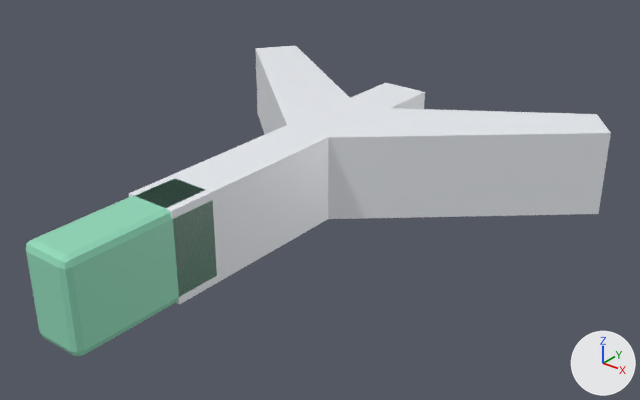
The glTF model assets/mark/psi.glb as it was, and as the next commit left it.
Before and after are seen from a camera (50 mm lens) standing at (0.702, -0.808, 0.552) and looking at (0.046, 0.011, 0.044). Every picture has the same lights, and +X, +Y and +Z are marked at lower right. The older version comes first. Vertices at exactly the same position are counted once.

The first picture shows 'psi-mark'.
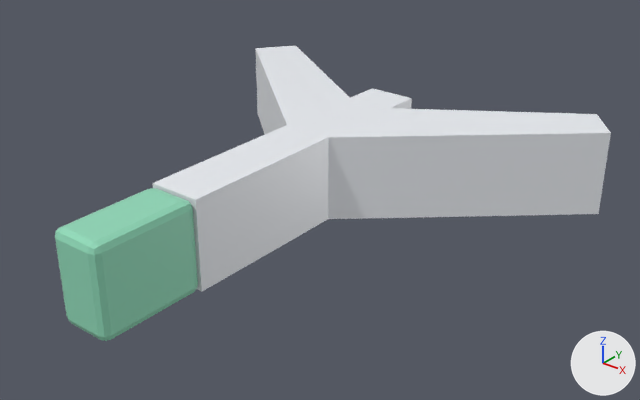
What the commit changed:
me_psi_mark is used by ob_psi_mark; location (0.0, 0.0, 0.0).
me_psi_mark had 1096 vertices, 2184 faces and spanned x -0.317..0.317, y -0.376..0.345, z 0.0..0.12.
me_psi_mark now has 409 vertices, 829 faces and spans x -0.317..0.317, y -0.34..0.345, z 0.0..0.12.
me_psi_mark part 1: the loose piece of 56 vertices spanning x -0.036..0.036, y -0.376..-0.162, z 0.0..0.12 is rebuilt with 56 vertices and now spans x -0.036..0.036, y -0.34..-0.197, z 0.0..0.12.
me_psi_mark part 2: 13 vertices moved from x -0.036..0.036, y 0.035..0.138, z 0.0..0.12 to x -0.036..0.036, y -0.02..0.239, z 0.0..0.12; 896 vertices removed from x -0.317..0.317, y -0.233..0.345, z 0.0..0.12; 209 vertices added at x -0.31..0.267, y -0.197..0.337, z 0.0..0.12.

Where the change shows, as pixel boxes [x1, y1, x2, y2] in the pictures (640 x 400 px):
'psi-mark', reshaped
    before: [26, 46, 611, 356]
    after: [55, 46, 611, 341]
part 1 of me_psi_mark, rebuilt (25% narrower, 14% shorter)
    before: [26, 178, 217, 356]
    after: [55, 188, 198, 341]
part 2 of me_psi_mark, cut back
    before: [129, 83, 427, 305]
    after: [153, 88, 427, 292]
